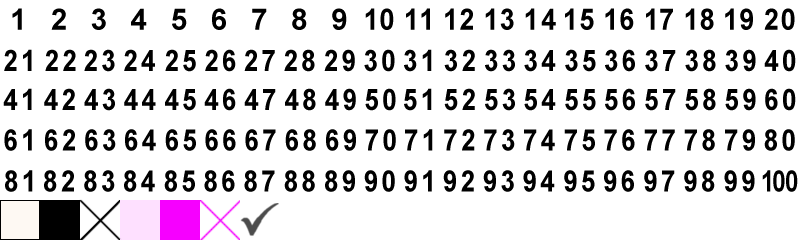
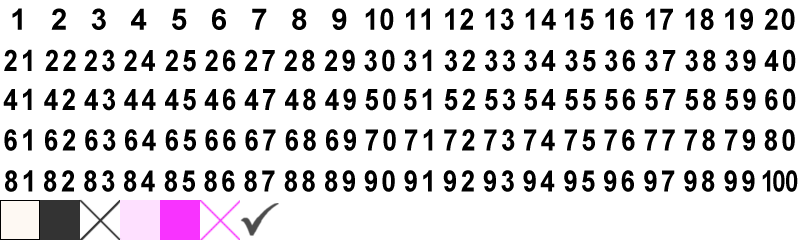
Before/after of a (800, 240) layered artwork. What changed in the layer stack:
"guess-cross": opacity 100% → 80% over [200, 200, 240, 240]
"guess-fill": opacity 100% → 80% over [160, 200, 200, 240]
"cross": opacity 100% → 80% over [79, 199, 121, 240]
"fill": opacity 100% → 80% over [40, 200, 80, 240]
